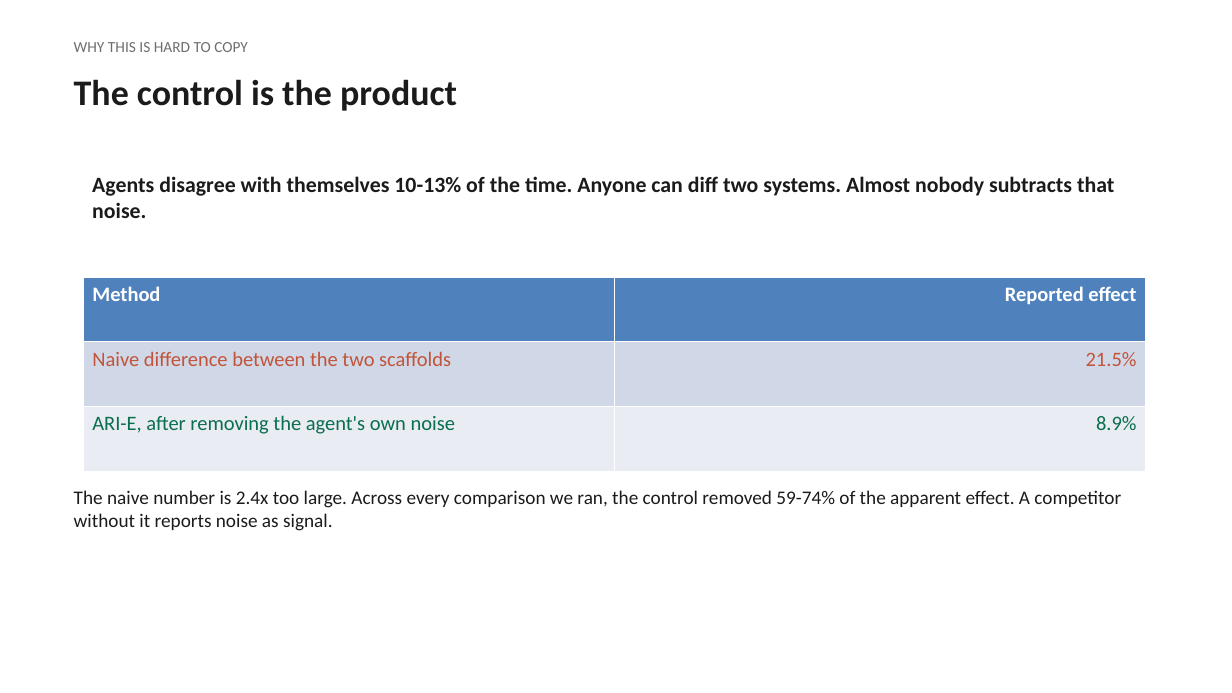
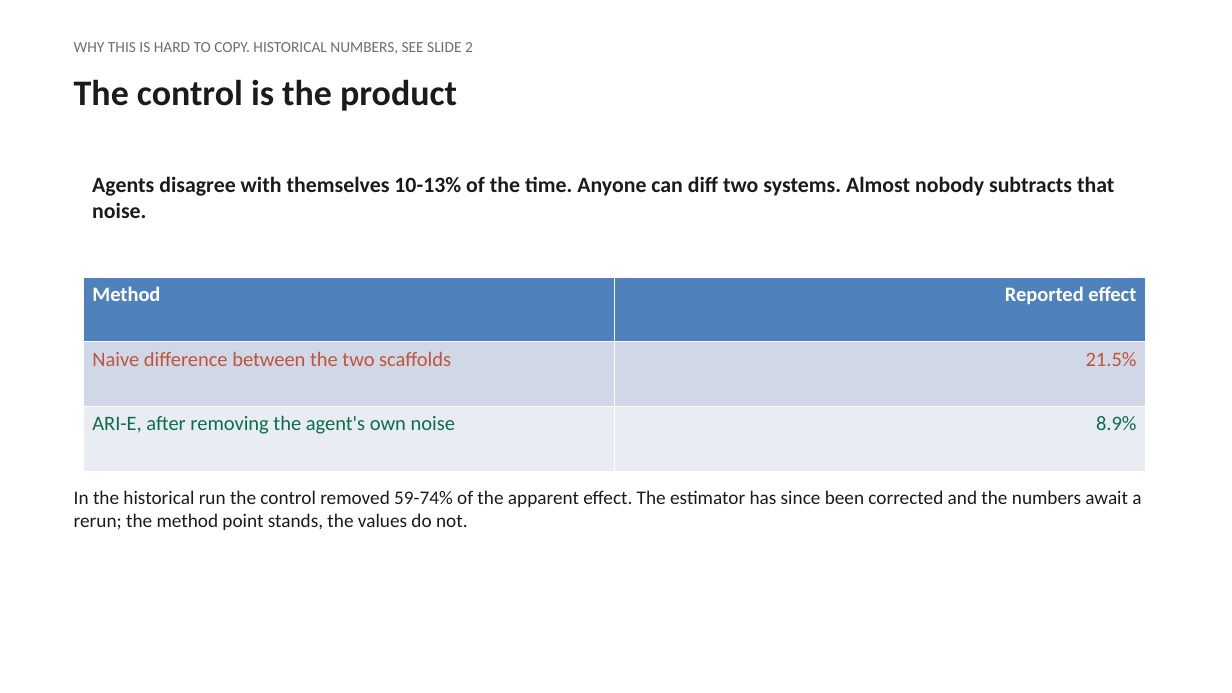
Before and after one commit to The-SEMQ-Group/semq-ari-benchmark, a slide deck: slide 8 of docs/deck/ari-overview.pptx (slide 7 before the commit). Drawn at 1232x693 pixels with LibreOffice and Linux fonts; fonts in the diff are those of the drawing. Boxes give left, top, right and bottom in pixels: in the first picture for what was removed or moved away, otherwise in the second. Text is boxed around its words. In the diff, an @@ line names an element or a change of style, - is before the commit and + after.

```diff
--- a/docs/deck/ari-overview.pptx
+++ b/docs/deck/ari-overview.pptx
@@ text at <box>74,42,473,54</box>: text changed @@
-WHY THIS IS HARD TO COPY
+WHY THIS IS HARD TO COPY. HISTORICAL NUMBERS, SEE SLIDE 2
@@ text at <box>74,490,1141,530</box>: text changed @@
-The naive number is 2.4x too large. Across every comparison we ran, the control removed 59-74% of the apparent effect. A competitor without it reports noise as signal.
+In the historical run the control removed 59-74% of the apparent effect. The estimator has since been corrected and the numbers await a rerun; the method point stands, the values do not.
```
Also in this commit, not shown: 6 other slides changed, 1 slide added, 30 other files.
